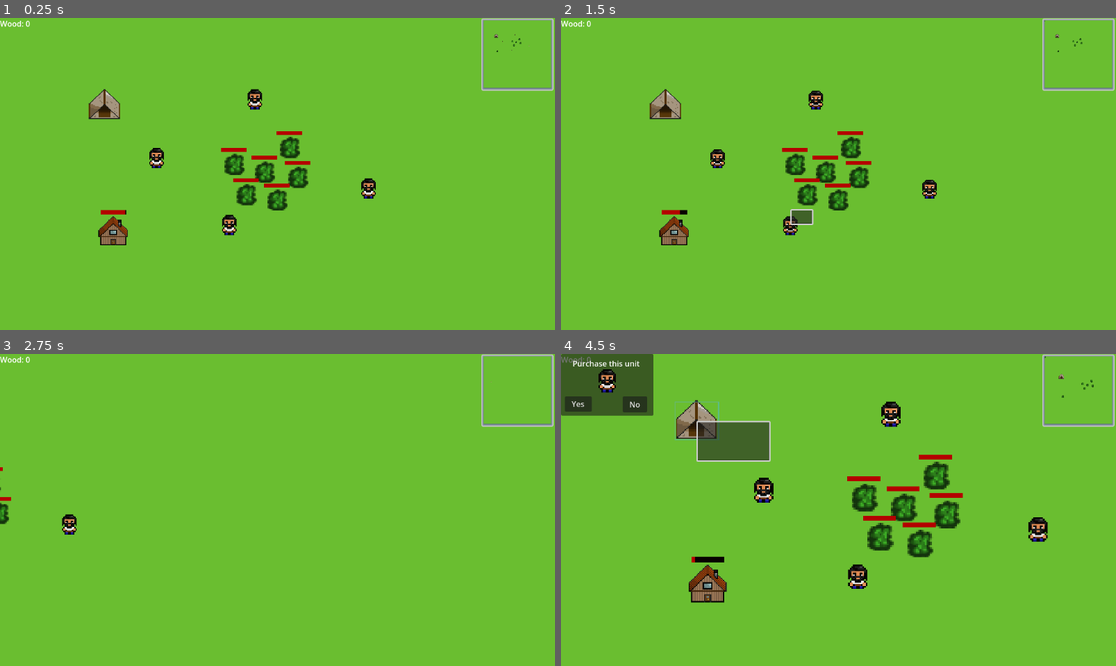
Above: before the commit, frames 1-4 (two rows, left to right).
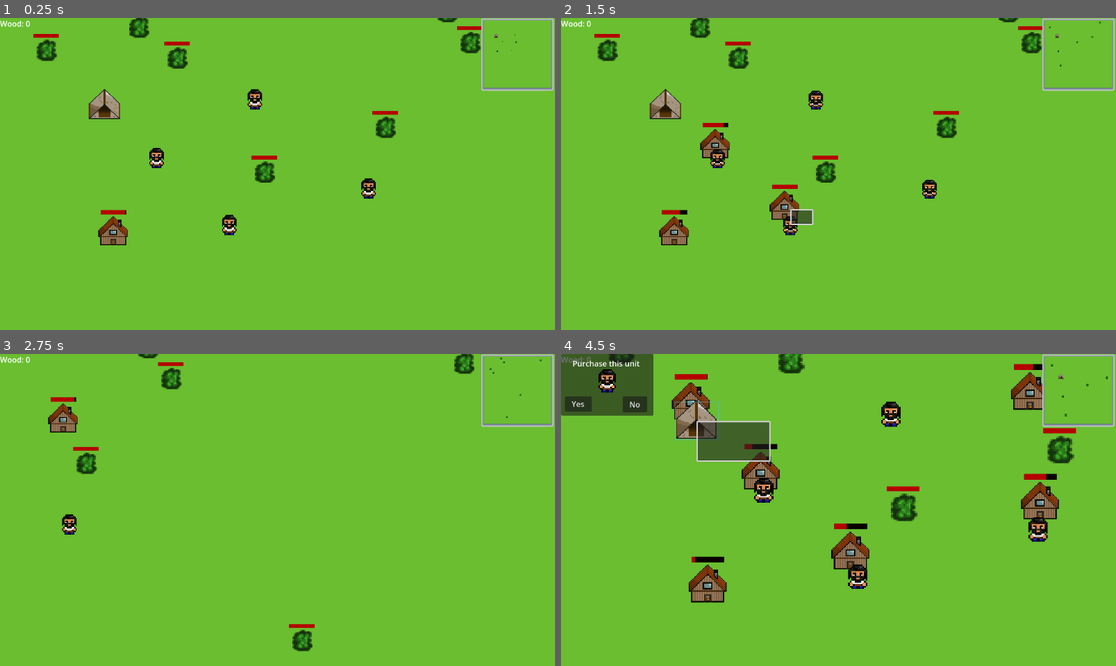
Above: after the commit, the same moments.

Repository: LukasDeRuiter/BigBattles
Game: Godot game, scene res://Scenes/world.tscn
The game is run twice, just before and just after one commit, with the same random seed, the same clock (stepped at 60 frames per second) and the same inputs. This scene is started directly instead of the project's main scene.
Inputs (mouse positions are in pixels of both pictures, inside the frame that each line leads up to):
- Up to frame 1 (0.25 s): no input
- Up to frame 2 (1.5 s): drag from (716, 158) to (860, 177) at 0.52 s; drag from (788, 223) to (860, 177) at 1.27 s
- Up to frame 3 (2.75 s): move the mouse to (255, 435) at 2.02 s; hold Right (ui_right) from 2.03 s (still down); hold Right mouse button (RightClick) from 2.03 s (still down); click (255, 435) at 2.3 s
- Up to frame 4 (4.5 s): release Right (ui_right) at 2.75 s; release Right mouse button (RightClick) at 2.75 s; drag from (633, 525) to (672, 463) at 2.77 s; move the mouse to (1005, 556) at 3.52 s; press the mouse at (1005, 556) at 3.53 s; hold Left (ui_left) 3.53-4.25 s; tap Mouse wheel up (WheelUp) at 3.6 s; release the mouse at (1005, 556) at 4.25 s; drag from (694, 419) to (921, 544) at 4.27 s

The runs differ from the first frame. In frame 1, 2.7% of the frame differs, in the area x 6-94%, y 0-62%; in frame 2, 3.6%; in frame 3, 1.7%; in frame 4, 6.3%, in the area x 8-99%, y 0-70%.

Commit message:
add distance requirement between buildings

Diff:
--- a/Scenes/world.tscn
+++ b/Scenes/world.tscn
@@ -49,21 +49,6 @@
 [node name="Tree" parent="Objects" instance=ExtResource("4_8j60k")]
 position = Vector2(549, 365)
 
-[node name="Tree2" parent="Objects" instance=ExtResource("4_8j60k")]
-position = Vector2(618, 376)
-
-[node name="Tree2" parent="Objects/Tree2" instance=ExtResource("4_8j60k")]
-position = Vector2(-43, 47)
-
-[node name="Tree3" parent="Objects" instance=ExtResource("4_8j60k")]
-position = Vector2(511, 412)
-
-[node name="Tree4" parent="Objects" instance=ExtResource("4_8j60k")]
-position = Vector2(486, 349)
-
-[node name="Tree5" parent="Objects" instance=ExtResource("4_8j60k")]
-position = Vector2(601, 314)
-
 [node name="coinHouse" parent="Objects" instance=ExtResource("7_k7acu")]
 position = Vector2(235, 517)
 
--- a/Scripts/objects.gd
+++ b/Scripts/objects.gd
@@ -7,6 +7,8 @@
 var grid_size = Vector2(160, 160)
 var grid = []
 
+enum { OBSTACLE, COLLECTABLE, RESOURCE }
+
 func _ready():
 	for x in range(grid_size.x):
 		grid.append([])
@@ -14,5 +16,38 @@
 		for y in range(grid_size.y):
 			grid[x].append(null)
 
-	var new_tree = tree.instantiate()
-	add_child(new_tree)
+	var positions = []
+	for i in range(50):
+		var xCoordinate = (randi() % int(grid_size.x))
+		var yCoordinate = (randi() % int(grid_size.y))
+		var grid_position = Vector2(xCoordinate, yCoordinate)
+
+		if not grid_position in positions:
+			positions.append(grid_position)
+
+	for loopPosition in positions:
+		var new_tree = tree.instantiate()
+		new_tree.set_position(loopPosition * tile_size)
+		grid[position.x][position.y] = OBSTACLE
+		add_child(new_tree)
+
+func _input(event):
+	if event.is_action_pressed("LeftClick"):
+		var mouse_position = get_global_mouse_position()
+		var multiX = int(round(mouse_position.x) / tile_size)
+		var numberX = multiX * tile_size
+		var multiY = int(round(mouse_position.y) / tile_size)
+		var numberY = multiY * tile_size
+		var new_position = Vector2(multiX, multiY)
+		var around = false
+
+		for i in range(tile_size):
+			if (grid[multiX + i][multiY] != null) or (grid[multiX - i][multiY] != null) or (grid[multiX][multiY + i] != null) or (grid[multiX][multiY - i] != null):
+				around = true
+
+		if grid[multiX][multiY] == null:
+			if around == false:
+				var new_house = house.instantiate()
+				new_house.set_position(new_position * tile_size)
+				grid[multiX][multiY] = OBSTACLE
+				add_child(new_house)
